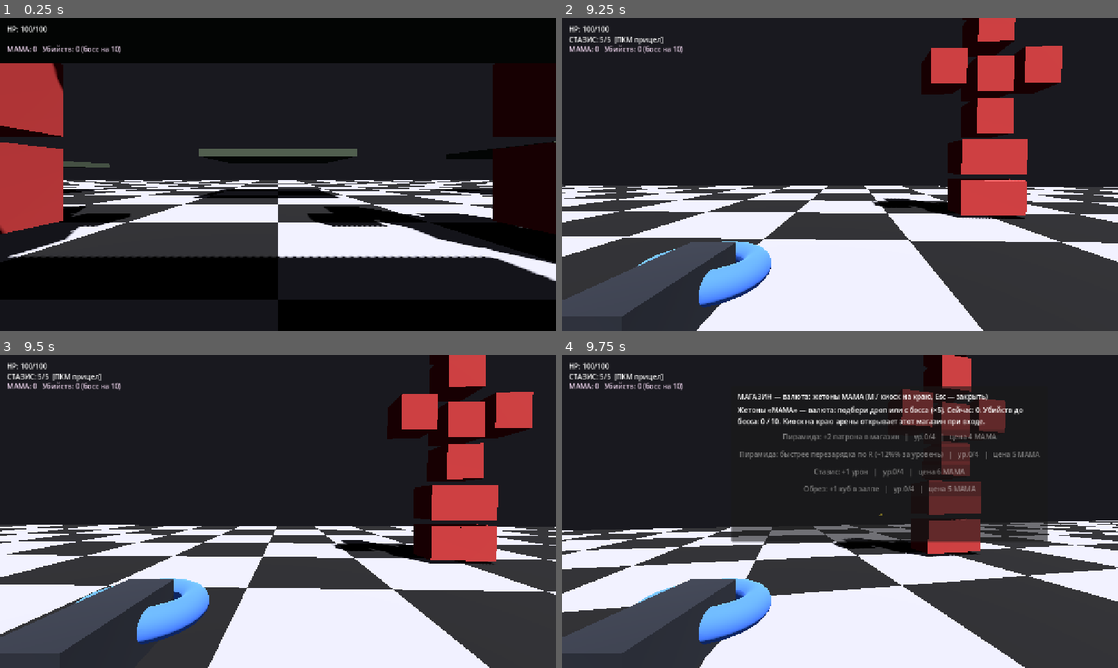
Above: before the commit, frames 1-4 (two rows, left to right).
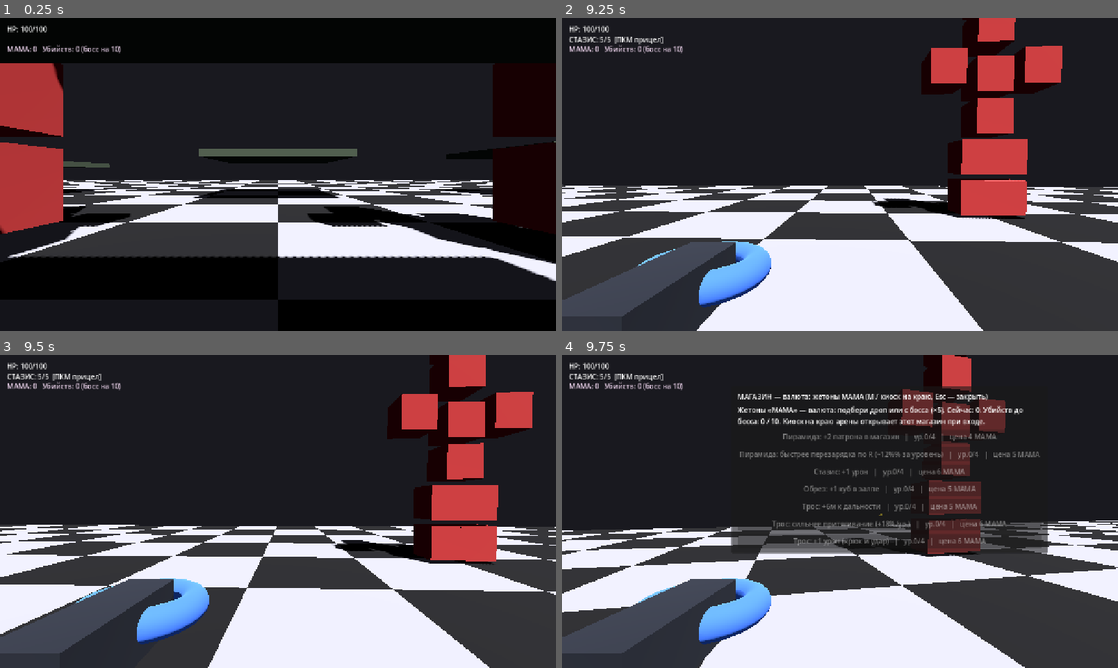
Above: after the commit, the same moments.

Repository: radomirsky/190K-G.O.P
Game: Godot game, scene res://main.tscn
Same seed, same stepped clock (60 frames per second), same inputs: the game is played once before the commit and once after it.
Inputs (mouse positions are in pixels of both pictures, inside the frame that each line leads up to):
- Up to frame 1 (0.25 s): no input
- Up to frame 2 (9.25 s): tap Enter at 0.5 s; move the mouse to (867, 174) at 0.52 s; hold W 0.53-5.78 s; tap E at 0.6 s; click (867, 174) at 0.67 s; tap Space at 0.77, 1.52, 3.02, 3.77, 4.52, 6.02, 6.77, 7.52, 9.02 s; move the mouse to (812, 174) at 1.27 s; tap Shift at 1.35 s; move the mouse to (851, 168) at 2.02 s; tap C at 2.1 s; move the mouse to (834, 180) at 2.77 s; tap Q at 2.85 s; click (834, 180) at 2.92 s; move the mouse to (878, 177) at 3.52 s; hold Ctrl 3.53-4.28 s; move the mouse to (795, 171) at 4.27 s; tap R at 4.35 s; move the mouse to (845, 174) at 5.02 s; tap Z at 5.1 s; click (845, 174) at 5.17 s; move the mouse to (817, 168) at 5.77 s; hold D 5.78-6.53 s; tap X at 5.85 s; move the mouse to (867, 174) at 6.52 s; hold W 6.53-8.78 s; tap Y at 6.6 s; move the mouse to (812, 174) at 7.27 s; tap B at 7.35 s; click (812, 174) at 7.42 s; move the mouse to (851, 168) at 8.02 s; tap G at 8.1 s; move the mouse to (834, 180) at 8.77 s; hold A from 8.78 s (still down); tap F at 8.85 s
- Up to frame 3 (9.5 s): keep holding A
- Up to frame 4 (9.75 s): move the mouse to (878, 514) at 9.52 s; release A at 9.53 s; hold W from 9.53 s (still down); tap M at 9.6 s; click (878, 514) at 9.67 s

Frames 1-3 are identical in both runs. In frame 4, 2.5% of the frame differs, in the area x 30-88%, y 47-64%.

Commit message:
Магазин: апгрейды троса (дальность, тяга, урон) за МАМА
Made-with: Cursor

Diff:
--- a/game_progress.gd
+++ b/game_progress.gd
@@ -12,6 +12,9 @@
 const COST_PYRAMID_RELOAD := 5
 const COST_STASIS_DMG := 6
 const COST_SAWED_PELLETS := 5
+const COST_GRAPPLE_RANGE := 5
+const COST_GRAPPLE_PULL := 6
+const COST_GRAPPLE_DAMAGE := 6
 const MAX_UPGRADE_TIER := 4
 
 var mama_tokens: int = 0
@@ -23,6 +26,9 @@
 var up_pyramid_reload: int = 0
 var up_stasis_dmg: int = 0
 var up_sawed_pellets: int = 0
+var up_grapple_range: int = 0
+var up_grapple_pull: int = 0
+var up_grapple_damage: int = 0
 
 
 func on_regular_enemy_died(world_pos: Vector3) -> void:
@@ -89,6 +95,36 @@
 	return true
 
 
+func try_buy_grapple_range() -> bool:
+	if up_grapple_range >= MAX_UPGRADE_TIER:
+		return false
+	if not spend_mama(COST_GRAPPLE_RANGE):
+		return false
+	up_grapple_range += 1
+	upgrades_changed.emit()
+	return true
+
+
+func try_buy_grapple_pull() -> bool:
+	if up_grapple_pull >= MAX_UPGRADE_TIER:
+		return false
+	if not spend_mama(COST_GRAPPLE_PULL):
+		return false
+	up_grapple_pull += 1
+	upgrades_changed.emit()
+	return true
+
+
+func try_buy_grapple_damage() -> bool:
+	if up_grapple_damage >= MAX_UPGRADE_TIER:
+		return false
+	if not spend_mama(COST_GRAPPLE_DAMAGE):
+		return false
+	up_grapple_damage += 1
+	upgrades_changed.emit()
+	return true
+
+
 func _spawn_mama_pickup(world_pos: Vector3) -> void:
 	spawn_mama_pickup_at(world_pos + Vector3(0.0, 0.55, 0.0))
 
--- a/player.gd
+++ b/player.gd
@@ -174,6 +174,22 @@
 
 func _eff_sawed_pellets() -> int:
 	return sawed_pellet_count + GameProgress.up_sawed_pellets
+
+
+func _eff_grapple_max_range() -> float:
+	return grapple_max_range + float(GameProgress.up_grapple_range) * 6.0
+
+
+func _eff_grapple_pull_accel() -> float:
+	return grapple_pull_accel * (1.0 + float(GameProgress.up_grapple_pull) * 0.18)
+
+
+func _eff_grapple_attach_damage() -> int:
+	return grapple_attach_damage + GameProgress.up_grapple_damage
+
+
+func _eff_grapple_melee_damage() -> int:
+	return grapple_melee_damage + GameProgress.up_grapple_damage
 
 
 func _clamp_gun_ammo_to_effective() -> void:
@@ -490,7 +506,7 @@
 	info.name = "ShopInfo"
 	info.autowrap_mode = TextServer.AUTOWRAP_WORD_SMART
 	vbox.add_child(info)
-	for key in ["pyramid_mag", "pyramid_reload", "stasis_dmg", "sawed_pellets"]:
+	for key in ["pyramid_mag", "pyramid_reload", "stasis_dmg", "sawed_pellets", "grapple_range", "grapple_pull", "grapple_damage"]:
 		var btn := Button.new()
 		btn.name = "Btn_" + key
 		btn.custom_minimum_size = Vector2(420, 32)
@@ -534,6 +550,24 @@
 		GameProgress.up_sawed_pellets,
 		GameProgress.COST_SAWED_PELLETS
 	)
+	_set_shop_btn(
+		"Btn_grapple_range",
+		"Трос: +6м к дальности",
+		GameProgress.up_grapple_range,
+		GameProgress.COST_GRAPPLE_RANGE
+	)
+	_set_shop_btn(
+		"Btn_grapple_pull",
+		"Трос: сильнее притягивание (+18%/ур.)",
+		GameProgress.up_grapple_pull,
+		GameProgress.COST_GRAPPLE_PULL
+	)
+	_set_shop_btn(
+		"Btn_grapple_damage",
+		"Трос: +1 урон (крюк и удар)",
+		GameProgress.up_grapple_damage,
+		GameProgress.COST_GRAPPLE_DAMAGE
+	)
 
 
 func _set_shop_btn(node_name: String, title: String, tier: int, cost: int) -> void:
@@ -560,6 +594,12 @@
 			ok = GameProgress.try_buy_stasis_damage()
 		"sawed_pellets":
 			ok = GameProgress.try_buy_sawed_pellets()
+		"grapple_range":
+			ok = GameProgress.try_buy_grapple_range()
+		"grapple_pull":
+			ok = GameProgress.try_buy_grapple_pull()
+		"grapple_damage":
+			ok = GameProgress.try_buy_grapple_damage()
 	if ok:
 		_clamp_gun_ammo_to_effective()
 	_refresh_shop_buttons()
@@ -708,7 +748,7 @@
 	var from: Vector3 = ad[0]
 	var dir: Vector3 = (ad[1] as Vector3).normalized()
 	var space := get_world_3d().direct_space_state
-	var to := from + dir * grapple_max_range
+	var to := from + dir * _eff_grapple_max_range()
 	var query := PhysicsRayQueryParameters3D.create(from, to)
 	query.collide_with_areas = false
 	query.collide_with_bodies = true
@@ -746,11 +786,12 @@
 	_grapple_state = GrappleState.PULLING
 	_grapple_reel = 1.0
 	_ensure_grapple_rope_node()
-	if _grapple_enemy != null and is_instance_valid(_grapple_enemy) and grapple_attach_damage > 0:
+	var attach_dmg := _eff_grapple_attach_damage()
+	if _grapple_enemy != null and is_instance_valid(_grapple_enemy) and attach_dmg > 0:
 		if _grapple_enemy.has_method("take_grapple_hit"):
-			_grapple_enemy.call("take_grapple_hit", grapple_attach_damage)
+			_grapple_enemy.call("take_grapple_hit", attach_dmg)
 		elif _grapple_enemy.has_method("take_grapple_punch"):
-			_grapple_enemy.call("take_grapple_punch", grapple_attach_damage)
+			_grapple_enemy.call("take_grapple_punch", attach_dmg)
 
 
 func _apply_grapple_pull(delta: float) -> void:
@@ -767,7 +808,7 @@
 		return
 	if dist > grapple_arrive_range:
 		var dir := to.normalized()
-		var pull := grapple_pull_accel * _grapple_reel * delta
+		var pull := _eff_grapple_pull_accel() * _grapple_reel * delta
 		velocity.x += dir.x * pull
 		velocity.z += dir.z * pull
 		velocity.y += dir.y * pull * 0.82
@@ -816,7 +857,7 @@
 	if not _grapple_in_melee_range():
 		return
 	if _grapple_enemy != null and is_instance_valid(_grapple_enemy) and _grapple_enemy.has_method("take_grapple_punch"):
-		_grapple_enemy.call("take_grapple_punch", grapple_melee_damage)
+		_grapple_enemy.call("take_grapple_punch", _eff_grapple_melee_damage())
 		_grapple_melee_cd = grapple_melee_cooldown_sec
 
 
